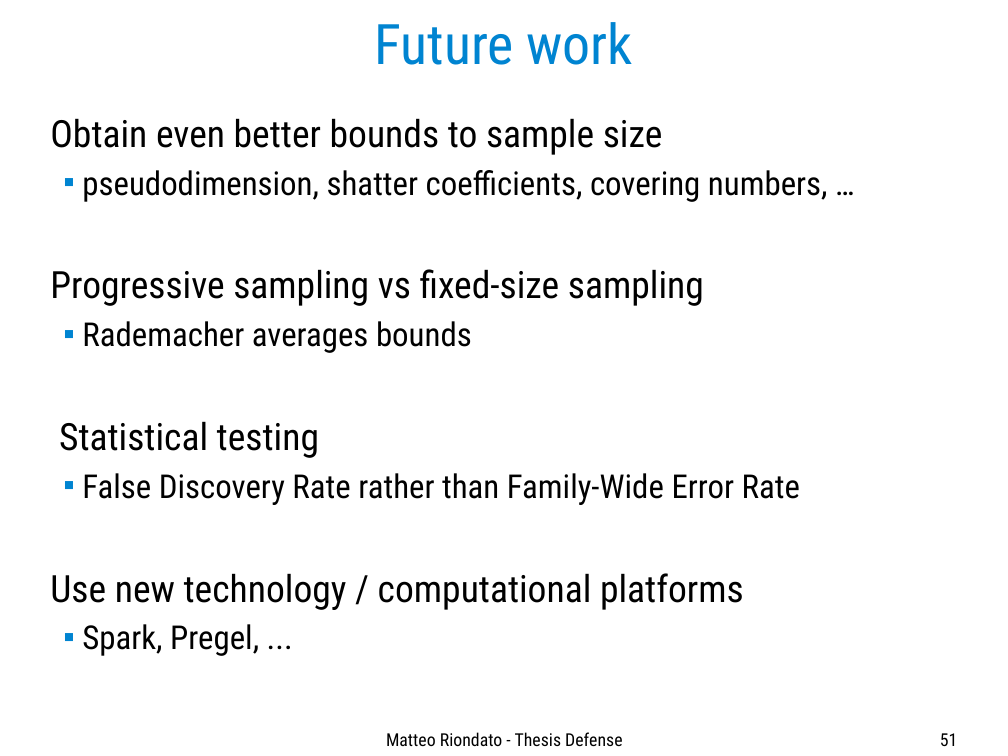
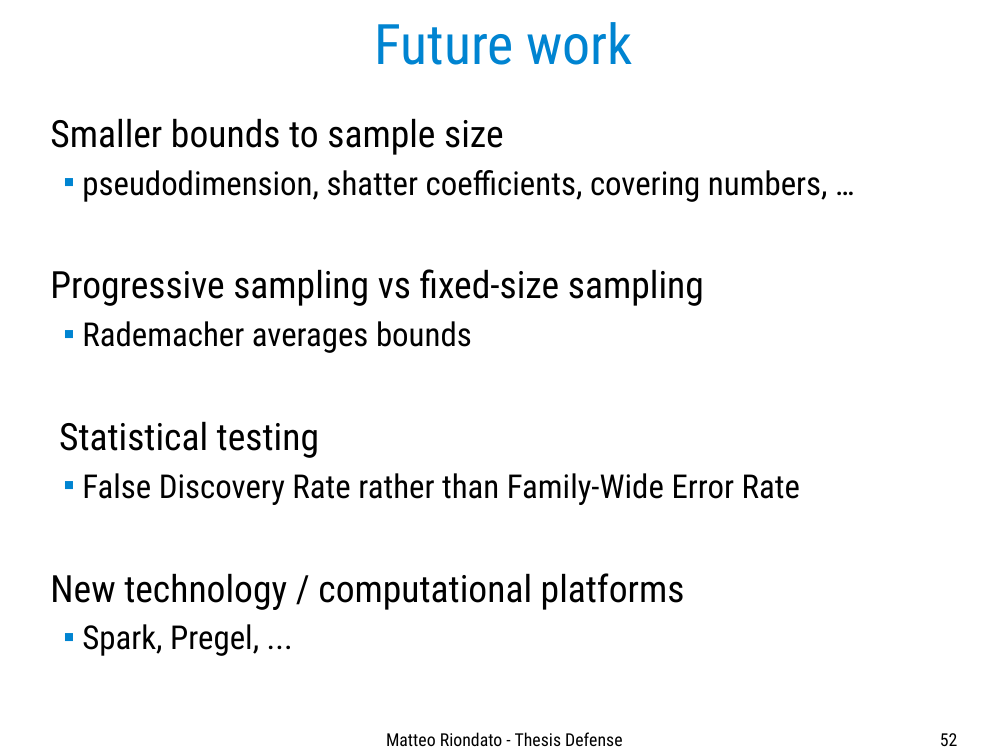
Before and after one commit to ZhizhongIsaacChen/dissertation, a slide deck: slide 52 of defense/Defense-talk.odp (slide 51 before the commit). Drawn at 1008x756 pixels with LibreOffice and Linux fonts; fonts in the diff are those of the drawing. Boxes give left, top, right and bottom in pixels: in the first picture for what was removed or moved away, otherwise in the second. Text is boxed around its words. In the diff, an @@ line names an element or a change of style, - is before the commit and + after.

```diff
--- a/defense/Defense-talk.odp
+++ b/defense/Defense-talk.odp
@@ text at box(50, 118, 504, 155): text changed @@
-Obtain even better bounds to sample size
+Smaller bounds to sample size
@@ text at box(50, 573, 685, 610): text changed @@
-Use new technology / computational platforms
+New technology / computational platforms
@@ page number at box(940, 733, 958, 746): text changed @@
-51
+52
```
Also in this commit, not shown: 15 other slides changed, 5 slides added, 4 slides removed.
